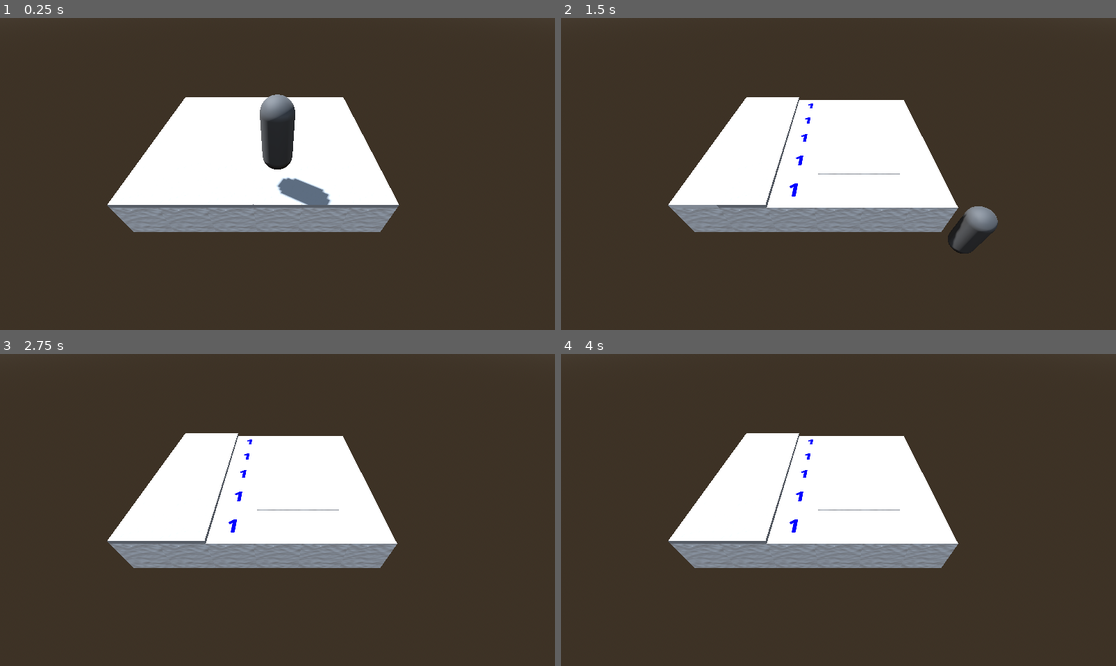
Above: before the commit, frames 1-4 (two rows, left to right).
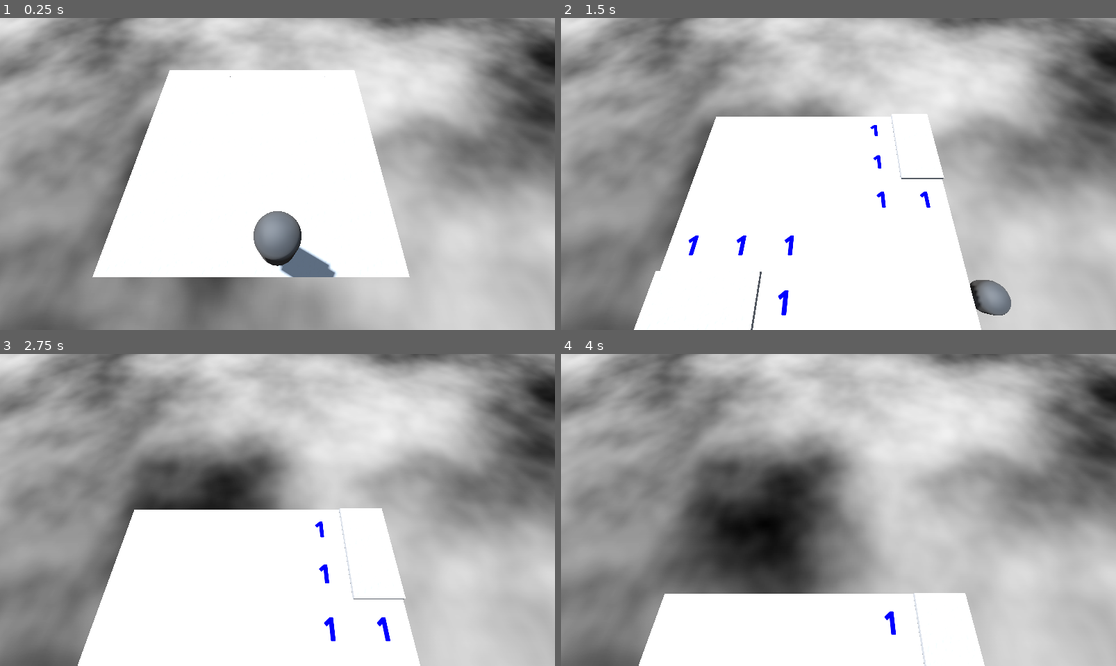
Above: after the commit, the same moments.

Repository: Blubtastic/minesweeper_2
Game: Godot game, scene res://Main.tscn
The game is run twice, just before and just after one commit, with the same random seed, the same clock (stepped at 60 frames per second) and the same inputs.
Inputs (mouse positions are in pixels of both pictures, inside the frame that each line leads up to):
- Up to frame 1 (0.25 s): no input
- Up to frame 2 (1.5 s): tap Enter (ui_accept) at 0.5, 0.77 s; move the mouse to (960, 158) at 0.52 s; hold Right (ui_right) 0.53-1.28 s; click (960, 158) at 0.67 s; move the mouse to (727, 189) at 1.27 s; hold Down (ui_down) from 1.28 s (still down)
- Up to frame 3 (2.75 s): tap Enter (ui_accept) at 1.52 s; move the mouse to (333, 441) at 2.02 s; release Down (ui_down) at 2.03 s; hold Right (ui_right) from 2.03 s (still down)
- Up to frame 4 (4 s): move the mouse to (810, 572) at 2.77 s; release Right (ui_right) at 2.78 s; hold Up (ui_up) 2.78-3.53 s; click (810, 572) at 2.92 s; tap Enter (ui_accept) at 3.02, 3.77 s; move the mouse to (1005, 556) at 3.52 s; hold Left (ui_left) from 3.53 s (still down)

The runs differ from the first frame. In frame 1, 87% of the frame differs, in the area x 0-100%, y 0-100%; in frame 2, 88%; in frame 3, 95%; in frame 4, 98%.

Commit message:
feat: janky and buggy continuous grid spawning

Diff:
--- a/Main.tscn
+++ b/Main.tscn
@@ -1,7 +1,7 @@
-[gd_scene load_steps=7 format=3 uid="uid://c1p7v7melj8n4"]
+[gd_scene load_steps=10 format=3 uid="uid://c1p7v7melj8n4"]
 
+[ext_resource type="Script" path="res://chunk_spawner.gd" id="1_m0fyf"]
 [ext_resource type="PackedScene" uid="uid://dqeksnc1bqwgt" path="res://shared/player/Player.tscn" id="1_mwkh8"]
-[ext_resource type="PackedScene" uid="uid://dgxv52jn27v3c" path="res://CubeChunk.tscn" id="1_y403q"]
 [ext_resource type="Script" path="res://camera_shake.gd" id="3_rbuf0"]
 
 [sub_resource type="ProceduralSkyMaterial" id="ProceduralSkyMaterial_6867n"]
@@ -16,9 +16,16 @@
 sky = SubResource("Sky_41lmj")
 tonemap_mode = 2
 
+[sub_resource type="Gradient" id="Gradient_pdf2w"]
+
+[sub_resource type="FastNoiseLite" id="FastNoiseLite_4jtbg"]
+
+[sub_resource type="NoiseTexture2D" id="NoiseTexture2D_nag6v"]
+color_ramp = SubResource("Gradient_pdf2w")
+noise = SubResource("FastNoiseLite_4jtbg")
+
 [node name="Root" type="Node3D"]
-
-[node name="CubeChunk" parent="." instance=ExtResource("1_y403q")]
+script = ExtResource("1_m0fyf")
 
 [node name="Player" parent="." instance=ExtResource("1_mwkh8")]
 transform = Transform3D(1, 0, 0, 0, 1, 0, 0, 0, 1, 0.152356, 2.41356, 3)
@@ -31,6 +38,13 @@
 environment = SubResource("Environment_qwbq1")
 
 [node name="Camera3D" type="Camera3D" parent="."]
-transform = Transform3D(-3.09086e-08, 0.707107, -0.707107, 3.09086e-08, 0.707107, 0.707107, 1, 0, -4.37114e-08, -3, 4, 3)
+transform = Transform3D(-2.01106e-08, 0.88788, -0.460076, 3.88104e-08, 0.460076, 0.88788, 1, 1.95399e-14, -4.37114e-08, -0.337852, 4.90944, 3)
 current = true
 script = ExtResource("3_rbuf0")
+
+[node name="Background" type="Sprite3D" parent="."]
+transform = Transform3D(10, 0, 0, 0, -4.37114e-07, 10, 0, -10, -4.37114e-07, 0, 0, 0)
+texture = SubResource("NoiseTexture2D_nag6v")
+
+[node name="Ray" type="RayCast3D" parent="."]
+transform = Transform3D(3, 0, 0, 0, 3, 0, 0, 0, 3, 0, 2, 0)
--- /dev/null
+++ b/chunk_spawner.gd
@@ -0,0 +1,12 @@
+extends Node3D
+const CubeChunk := preload("res://CubeChunk.tscn")
+
+@onready var ray: RayCast3D = $Ray
+
+# Called every frame. 'delta' is the elapsed time since the previous frame.
+func _process(delta: float) -> void:
+	if !ray.is_colliding():
+		var chunk_instance = CubeChunk.instantiate()
+		var chunk_position = Vector3(0.5, 0, 0)
+		chunk_instance.transform.origin = chunk_position
+		add_child(chunk_instance)
--- a/cube_chunk.gd
+++ b/cube_chunk.gd
@@ -2,7 +2,7 @@
 
 const CubeScene := preload("res://shared/cube/Cube.tscn")
 const GRID_WIDTH := 6
-const GRID_HEIGHT := 5
+const GRID_HEIGHT := 6
 const NUMBER_OF_MINES := 2
 const SPAWN_OFFSET = Vector3(0, 5, 0)
 
@@ -27,8 +27,8 @@
 #@onready var remaining_mines_label: Label = $"../HUD/InGameHUD/RemainingMinesLabel"
 #@onready var hud: Control = $"../HUD"
 
-@onready var camera: Camera3D = $"../Camera3D"
-@onready var player: Node3D = $"../Player"
+#@onready var camera: Camera3D = $"../Camera3D"
+#@onready var player: Node3D = $"../Player"
 
 func _ready() -> void:
 	randomize()
@@ -36,12 +36,14 @@
 
 func _process(delta):
 	# move cubechunk backwards (-X) in a constant motion
-	constant_linear_velocity.y = 3
-	var game_in_progress = game_started and !game_won and !game_over
-	if game_in_progress:
-		play_time += delta
+	move_and_collide(Vector3(-0.05, 0, 0))
+	# var game_in_progress = game_started and !game_won and !game_over
+	#if game_in_progress:
+		#play_time += delta
 	#game_timer.text = str("%.1f" % play_time, "s")
 	#remaining_mines_label.text = str(NUMBER_OF_MINES - number_of_flags)
+
+	#await get_tree().create_timer(2.0).timeout
 
 	if Input.is_action_pressed("restart"):
 		get_tree().reload_current_scene()
@@ -60,7 +62,7 @@
 			cube_instance.cube_was_cleared.connect(on_cube_was_cleared)
 			add_child(cube_instance)
 	cubes = get_tree().get_nodes_in_group("cubes")
-	cubes = cubes.filter(func(cube): return !(cube.isLoadingCleared or cube.isLoadingExploded) )
+	cubes = cubes.filter(func(cube): return !(cube.isLoadingCleared or cube.isLoadingExploded))
 
 func randomized_mines(ignore_indexes: Array[int]):
 	var mine_list := []
@@ -97,7 +99,7 @@
 			node.reveal_cube()
 			node.remove_flag()
 
-	camera.start_shake(.4, 1.0)
+	#camera.start_shake(.4, 1.0)
 	for node in cubes:
 		if node and not node.is_queued_for_deletion():
 			var timer2 = get_tree().create_timer(drop_intensity)
